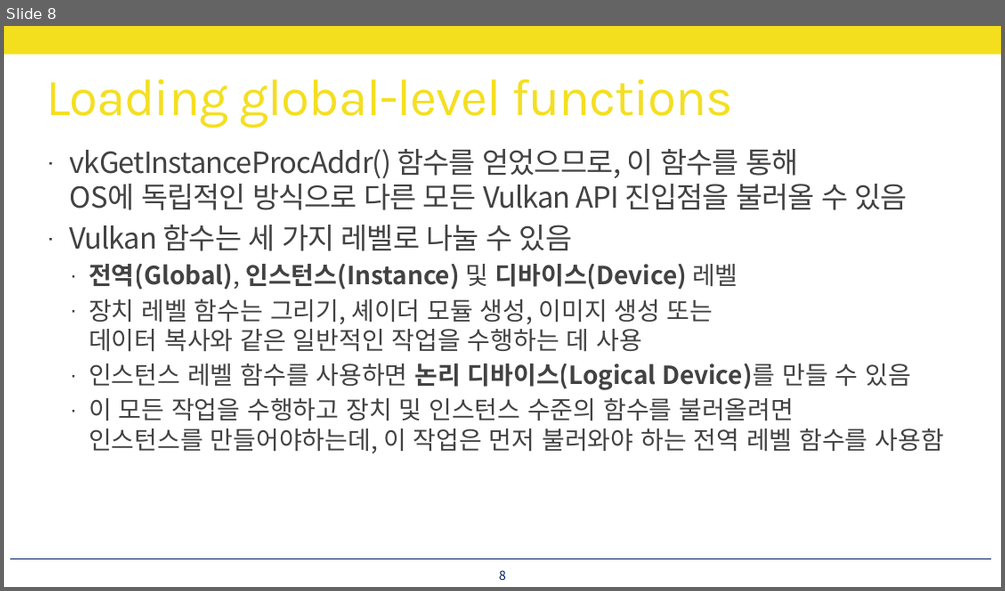
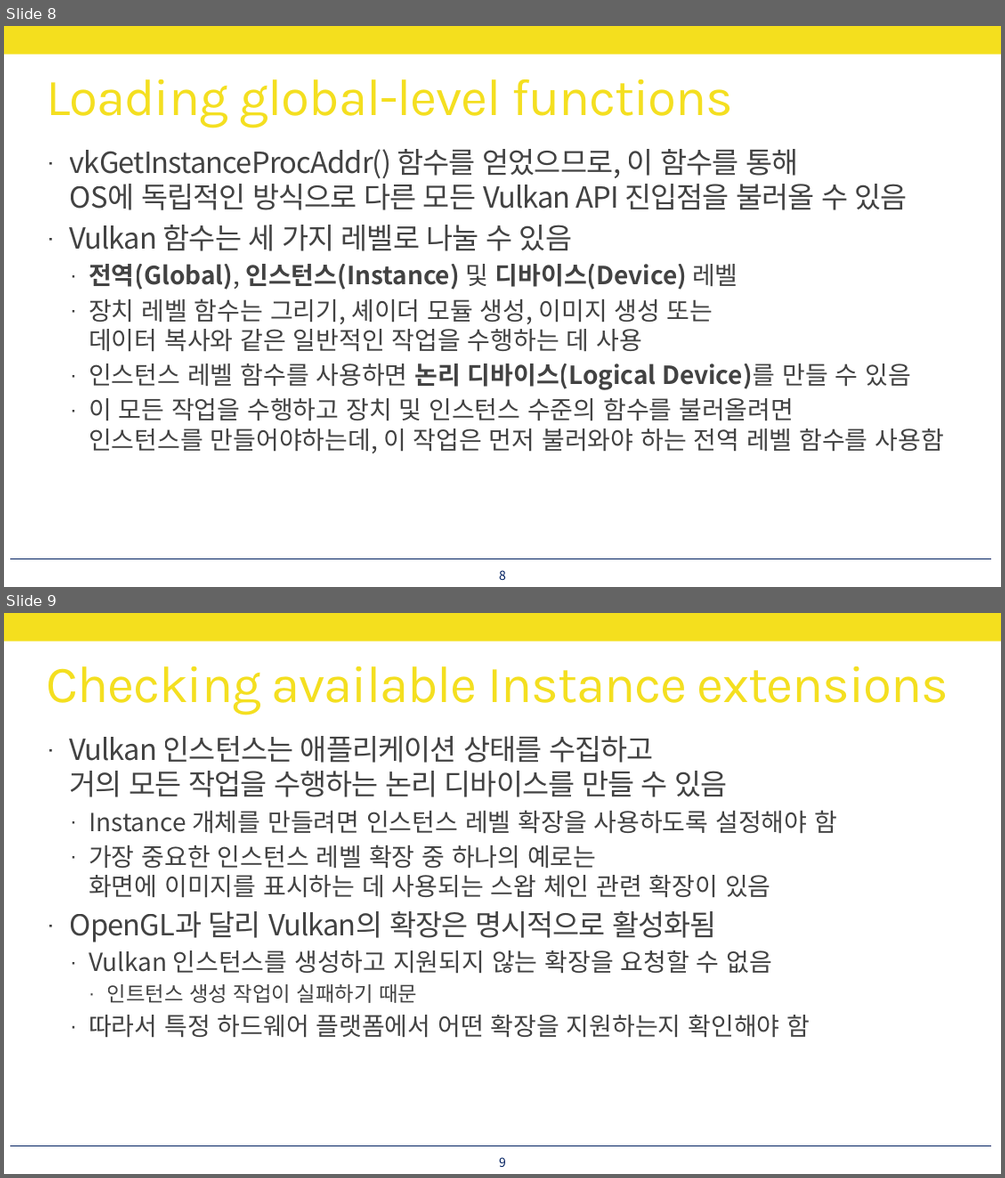
Before and after one commit to jonike/ModernCGStudy, a slide deck: Vulkan - Chapter 1, Part 1.pptx. Shown one above the other, each under a label of ours: slide 8 before the commit, slides 8 and 9 after it. The pictures are 1005x591 and 1005x1178 pixels, drawn with LibreOffice and Linux fonts; fonts in the diff are those of the drawing. Boxes give left, top, right and bottom in pixels: in the first picture for what was removed or moved away, otherwise in the second. Text is boxed around its words. In the diff, an @@ line names an element or a change of style, - is before the commit and + after.

Commit message:
Upload Vulkan study file for Chapter 1, Part 1

```diff
--- a/Vulkan - Chapter 1, Part 1.pptx
+++ b/Vulkan - Chapter 1, Part 1.pptx
@@ slide 9 added at box(4, 613, 1001, 1174), background #FFFFFF; not listed: 2 template elements that a slide beside it also shows @@
@@ title added at box(47, 666, 948, 714), 50 pt, text #F4DF1E @@
+Checking available Instance extensions
@@ text added at box(70, 736, 837, 1038), 24 pt, text #404040 @@
+· Vulkan 인스턴스는 애플리케이션 상태를 수집하고
+  거의 모든 작업을 수행하는 논리 디바이스를 만들 수 있음
+  · Instance 개체를 만들려면 인스턴스 레벨 확장을 사용하도록 설정해야 함
+  · 가장 중요한 인스턴스 레벨 확장 중 하나의 예로는
+    화면에 이미지를 표시하는 데 사용되는 스왑 체인 관련 확장이 있음
+· OpenGL과 달리 Vulkan의 확장은 명시적으로 활성화됨
+  · Vulkan 인스턴스를 생성하고 지원되지 않는 확장을 요청할 수 없음
+    · 인트턴스 생성 작업이 실패하기 때문
+  · 따라서 특정 하드웨어 플랫폼에서 어떤 확장을 지원하는지 확인해야 함
@@ page number added at box(499, 1157, 506, 1167), 12 pt, text #002060 @@
+9
```
Also in this commit, not shown: 2 other slides added.
